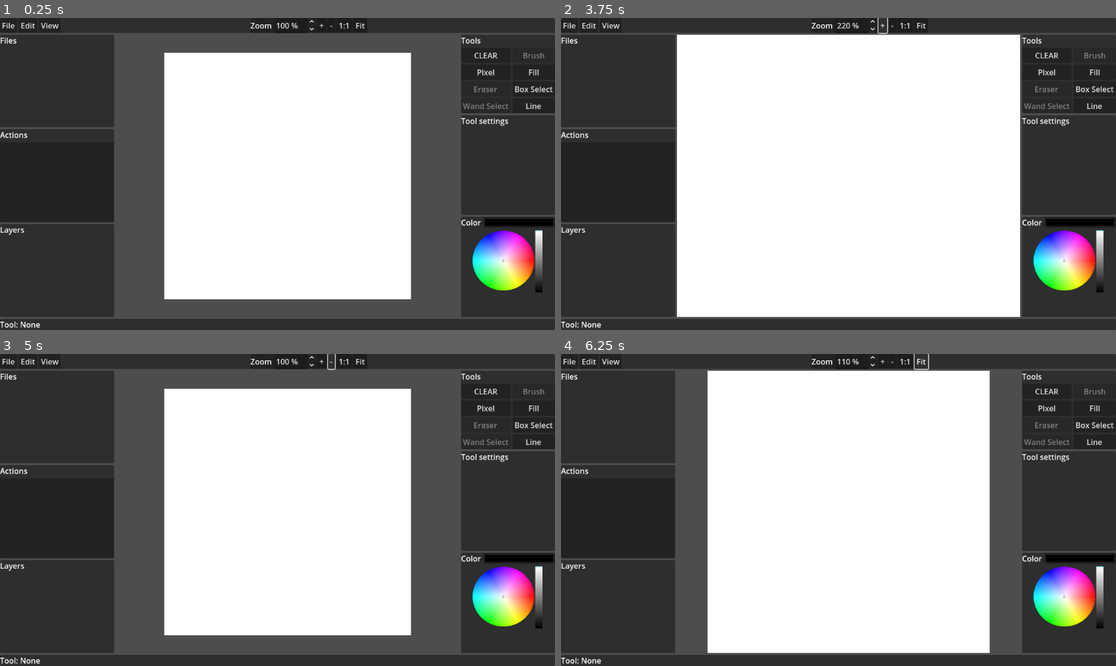
Above: before the commit, frames 1-4 (two rows, left to right).
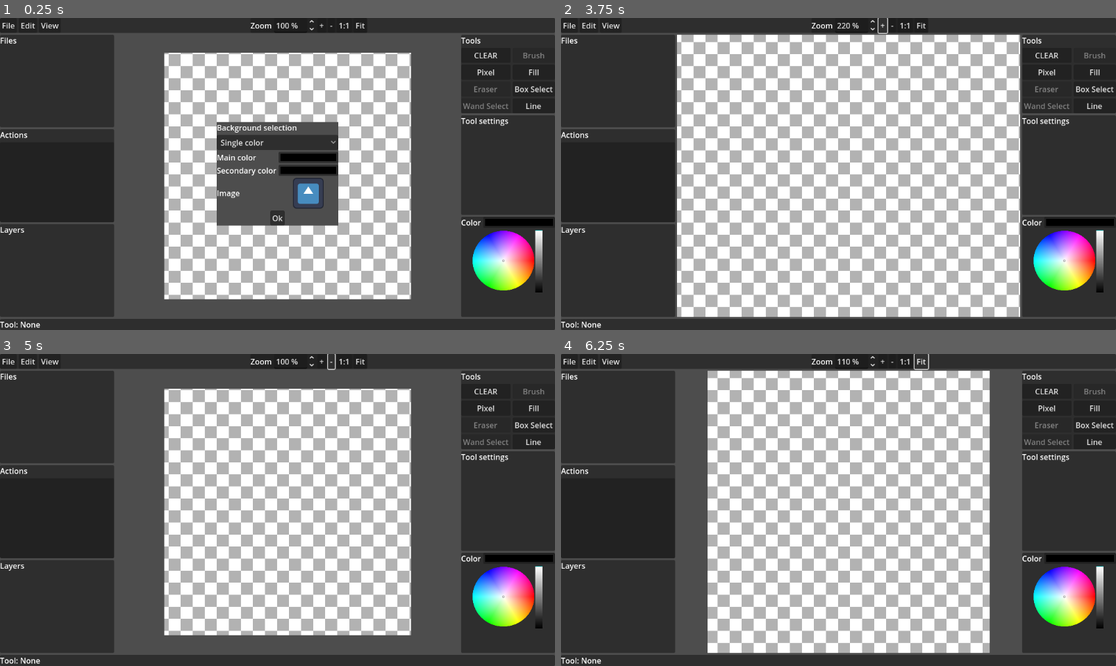
Above: after the commit, the same moments.

Repository: Zondartul/paint_editor
Game: Godot game, scene res://main.tscn
The game is run twice, just before and just after one commit, with the same random seed, the same clock (stepped at 60 frames per second) and the same inputs. The engine's default icon, where the game draws it, is replaced by a stand-in: a white triangle on a blue panel in a dark square.
Inputs (mouse positions are in pixels of both pictures, inside the frame that each line leads up to):
- Up to frame 1 (0.25 s): no input
- Up to frame 2 (3.75 s): click (871, 192) at 0.52 s; click (838, 142) at 1.25 s, where only the run after the commit has a clickable "Single color"; click (838, 142) at 2 s, where only the run after the commit has a clickable "Single color"; click (838, 217) at 2.75 s, where only the run after the commit has a clickable "Ok"; click "+" at 3.5 s
- Up to frame 3 (5 s): click "-" at 4.25 s
- Up to frame 4 (6.25 s): click "1:1" at 5 s; click "Fit" at 5.75 s

The runs differ from the first frame. In frame 1, 22% of the frame differs, in the area x 29-75%, y 11-91%; in frame 2, 29%, in the area x 20-83%, y 5-96%; in frame 3, 18%; in frame 4, 24%.

Commit message:
added background settings screen

Diff:
--- /dev/null
+++ b/checkerboard.gdshader
@@ -0,0 +1,11 @@
+shader_type canvas_item;
+
+uniform float size : hint_range(1.0, 100.0) = 25.0;
+uniform vec4 color1 : source_color = vec4(1.0, 1.0, 1.0, 1.0);
+uniform vec4 color2 : source_color = vec4(0.7, 0.7, 0.7, 1.0);
+
+void fragment() {
+    vec2 pos = floor(FRAGCOORD.xy / size);
+    float pattern_mask = mod(pos.x + mod(pos.y, 2.0), 2.0);
+    COLOR = mix(color1, color2, pattern_mask);
+}
--- a/main.gd
+++ b/main.gd
@@ -8,6 +8,8 @@
 const script_tool_fill = preload("tool_fill.gd")
 const script_tool_line = preload("tool_line.gd")
 const script_tool_selbox = preload("tool_sel_box.gd")
+
+const shader_checkerboard = preload("res://checkerboard.gdshader")
 
 var tool:PaintTool = null;
 @onready var n_background:ColorRect = $BC_middle/BC_center/Background
@@ -424,3 +426,77 @@
 	shader_mat.set_shader_parameter("res_x", new_grid_size.x);
 	shader_mat.set_shader_parameter("res_y", new_grid_size.y);
 	#print("new grid resolution: "+str(new_grid_size));
+
+#background settings
+var bg_type = "";
+var bg_col1 = Color.WHITE
+var bg_col2 = Color.GRAY
+var bg_image = null;
+
+func set_background(type:String, col1:Color, col2:Color, img):
+	bg_type = type;
+	bg_col1 = col1;
+	bg_col2 = col2;
+	bg_image = img;
+	if type == "none":
+		n_background.hide()
+	elif type == "single_color":
+		n_background.material = null;
+		n_background.color = bg_col1;
+		n_background.show()
+	elif type == "checkerboard":
+		var mat = ShaderMaterial.new();
+		mat.shader = shader_checkerboard;
+		n_background.material = mat;
+		mat.set_shader_parameter("color1", col1);
+		mat.set_shader_parameter("color2", col2);
+		n_background.show()
+	elif type == "image":
+		n_background.material = bg_image;
+		n_background.show()
+	write_widget_background();
+
+@onready var n_bg_type = $pop_background/BC/opt_background
+@onready var n_lbl_col1 = $pop_background/BC/grid/lbl_col1
+@onready var n_bg_col1 = $pop_background/BC/grid/cp_col1
+@onready var n_lbl_col2 = $pop_background/BC/grid/lbl_col2
+@onready var n_bg_col2 = $pop_background/BC/grid/cp_col2
+@onready var n_lbl_image = $pop_background/BC/grid/lbl_image
+@onready var n_bg_image = $pop_background/BC/grid/btn_image
+
+func read_widget_background():
+	bg_type = ["none", "single_color", "checkerboard", "image"][n_bg_type.selected]
+	bg_col1 = n_bg_col1.color;
+	bg_col2 = n_bg_col2.color;
+	bg_image = n_bg_image.texture_normal;
+	set_background(bg_type, bg_col1, bg_col2, bg_image);
+
+func write_widget_background():
+	n_bg_type.select({"none":0, "single_color":1, "checkerboard":2, "image":3}[bg_type]);
+	n_bg_col1.color = bg_col1;
+	n_bg_col2.color = bg_col2;
+	n_bg_image.texture_normal = bg_image;
+
+	var widget_visibility = {
+		"none":[0,0,0],
+		"single_color":[1,0,0],
+		"checkerboard":[1,1,0],
+		"image":[0,0,1]
+	};
+	var vis = widget_visibility[bg_type];
+	n_lbl_col1.visible = vis[0];
+	n_bg_col1.visible = vis[0];
+	n_lbl_col2.visible = vis[1];
+	n_bg_col2.visible = vis[1];
+	n_lbl_image.visible = vis[2];
+	n_bg_image.visible = vis[2];
+
+func _on_opt_background_item_selected(index: int) -> void:
+	read_widget_background();
+func _on_background_cp_col_1_color_changed(color: Color) -> void:
+	read_widget_background();
+func _on_cp_col_2_color_changed(color: Color) -> void:
+	read_widget_background();
+
+func _on_background_btn_image_pressed() -> void:
+	print("select image...")
--- a/main.tscn
+++ b/main.tscn
@@ -1,8 +1,16 @@
-[gd_scene load_steps=5 format=3 uid="uid://vywc4nki63f7"]
+[gd_scene load_steps=8 format=3 uid="uid://vywc4nki63f7"]
 
 [ext_resource type="Script" uid="uid://6jarapewd512" path="res://main.gd" id="1_0xm2m"]
+[ext_resource type="Shader" uid="uid://cm1ykdxllelo4" path="res://checkerboard.gdshader" id="2_lquwl"]
 [ext_resource type="Shader" uid="uid://bcynabdmo65fs" path="res://grid.gdshader" id="3_1bvp3"]
 [ext_resource type="Script" uid="uid://b4v6uoirhvfve" path="res://canvas.gd" id="3_h2yge"]
+[ext_resource type="Texture2D" uid="uid://bpgfqem2w7bhw" path="res://icon.svg" id="4_1bvp3"]
+
+[sub_resource type="ShaderMaterial" id="ShaderMaterial_7mycd"]
+shader = ExtResource("2_lquwl")
+shader_parameter/size = 25.0
+shader_parameter/color1 = Color(1, 1, 1, 1)
+shader_parameter/color2 = Color(0.7, 0.7, 0.7, 1)
 
 [sub_resource type="ShaderMaterial" id="ShaderMaterial_lquwl"]
 shader = ExtResource("3_1bvp3")
@@ -185,6 +193,7 @@
 size_flags_stretch_ratio = 3.0
 
 [node name="Background" type="ColorRect" parent="BC_middle/BC_center"]
+material = SubResource("ShaderMaterial_7mycd")
 custom_minimum_size = Vector2(512, 512)
 layout_mode = 1
 anchors_preset = 8
@@ -452,6 +461,76 @@
 file_mode = 0
 access = 2
 filters = PackedStringArray("*.png,*.jpg,*.jpeg;Image Files;image/png,image/jpeg")
+
+[node name="pop_background" type="Popup" parent="."]
+initial_position = 2
+size = Vector2i(252, 215)
+visible = true
+
+[node name="BC" type="BoxContainer" parent="pop_background"]
+anchors_preset = 15
+anchor_right = 1.0
+anchor_bottom = 1.0
+grow_horizontal = 2
+grow_vertical = 2
+vertical = true
+
+[node name="Label" type="Label" parent="pop_background/BC"]
+layout_mode = 2
+text = "Background selection"
+
+[node name="opt_background" type="OptionButton" parent="pop_background/BC"]
+layout_mode = 2
+selected = 1
+item_count = 4
+popup/item_0/text = "None"
+popup/item_0/id = 0
+popup/item_1/text = "Single color"
+popup/item_1/id = 1
+popup/item_2/text = "Checkerboard"
+popup/item_2/id = 2
+popup/item_3/text = "Image"
+popup/item_3/id = 3
+
+[node name="grid" type="GridContainer" parent="pop_background/BC"]
+layout_mode = 2
+size_flags_vertical = 3
+columns = 2
+
+[node name="lbl_col1" type="Label" parent="pop_background/BC/grid"]
+layout_mode = 2
+text = "Main color"
+
+[node name="cp_col1" type="ColorPickerButton" parent="pop_background/BC/grid"]
+layout_mode = 2
+size_flags_horizontal = 3
+
+[node name="lbl_col2" type="Label" parent="pop_background/BC/grid"]
+layout_mode = 2
+text = "Secondary color"
+
+[node name="cp_col2" type="ColorPickerButton" parent="pop_background/BC/grid"]
+layout_mode = 2
+size_flags_horizontal = 3
+
+[node name="lbl_image" type="Label" parent="pop_background/BC/grid"]
+layout_mode = 2
+text = "Image"
+
+[node name="btn_image" type="TextureButton" parent="pop_background/BC/grid"]
+custom_minimum_size = Vector2(64, 64)
+layout_mode = 2
+texture_normal = ExtResource("4_1bvp3")
+ignore_texture_size = true
+stretch_mode = 5
+
+[node name="BC" type="BoxContainer" parent="pop_background/BC"]
+layout_mode = 2
+alignment = 1
+
+[node name="btnOK" type="Button" parent="pop_background/BC/BC"]
+layout_mode = 2
+text = "Ok"
 
 [connection signal="index_pressed" from="BC_top/P/BC/MenuBar/File" to="." method="_on_file_index_pressed"]
 [connection signal="index_pressed" from="BC_top/P/BC/MenuBar/Edit" to="." method="_on_edit_index_pressed"]
@@ -481,3 +560,8 @@
 [connection signal="pressed" from="pop_new_file/BC/BC2/btnCancel" to="pop_new_file" method="hide"]
 [connection signal="file_selected" from="fd_save_as" to="." method="_on_fd_save_as_file_selected"]
 [connection signal="file_selected" from="fd_open" to="." method="_on_fd_open_file_selected"]
+[connection signal="item_selected" from="pop_background/BC/opt_background" to="." method="_on_opt_background_item_selected"]
+[connection signal="color_changed" from="pop_background/BC/grid/cp_col1" to="." method="_on_background_cp_col_1_color_changed"]
+[connection signal="color_changed" from="pop_background/BC/grid/cp_col2" to="." method="_on_cp_col_2_color_changed"]
+[connection signal="pressed" from="pop_background/BC/grid/btn_image" to="." method="_on_background_btn_image_pressed"]
+[connection signal="pressed" from="pop_background/BC/BC/btnOK" to="pop_background" method="hide"]
Not shown, added: checkerboard.gdshader.uid
